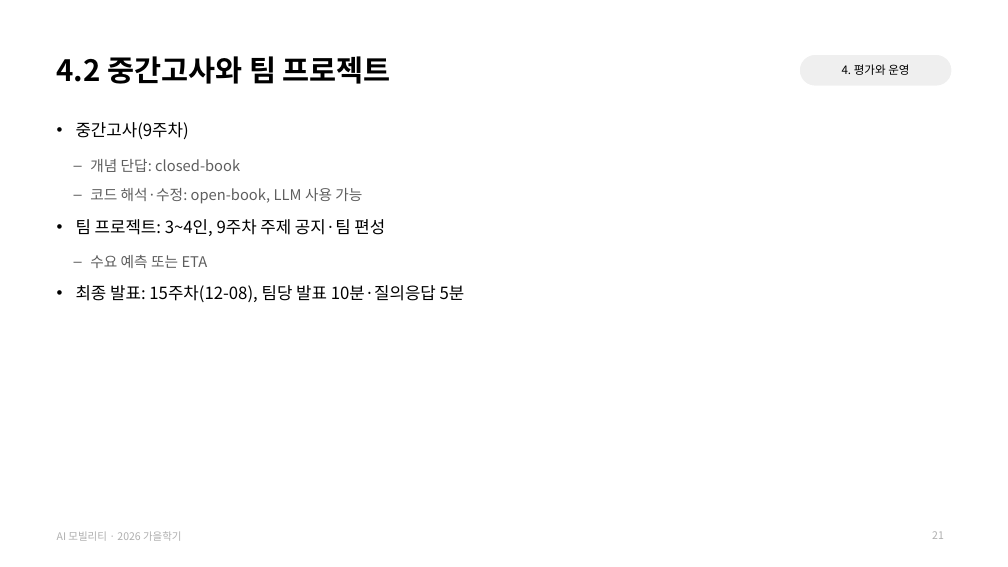
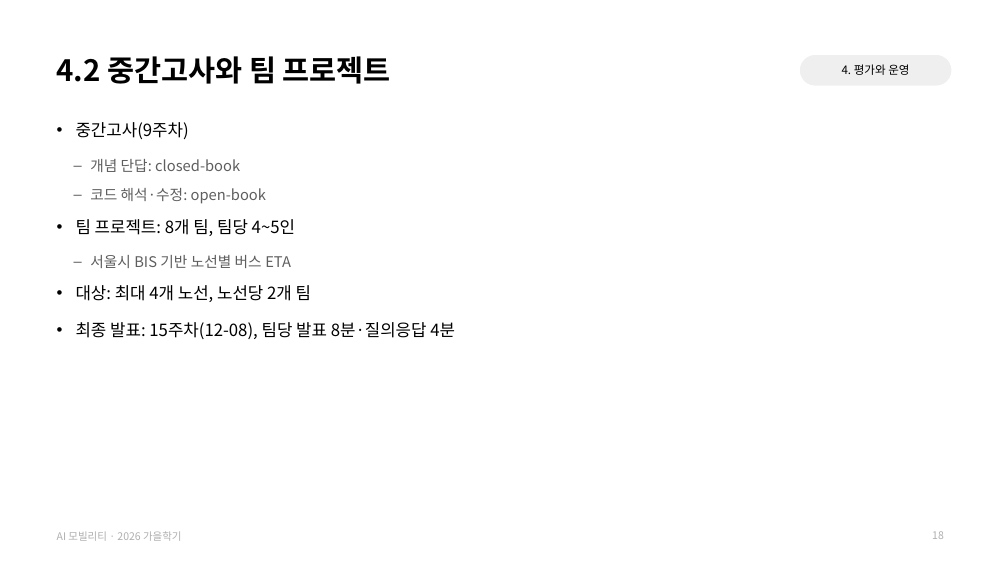
Before and after one commit to jihoyeo/ai-mobility, a slide deck: slide 18 of slides/week01/AI모빌리티_01_오리엔테이션.pptx (slide 21 before the commit). Drawn at 1008x567 pixels with LibreOffice and Linux fonts; fonts in the diff are those of the drawing. Boxes give left, top, right and bottom in pixels: in the first picture for what was removed or moved away, otherwise in the second. Text is boxed around its words. In the diff, an @@ line names an element or a change of style, - is before the commit and + after.

```diff
--- a/slides/week01/AI모빌리티_01_오리엔테이션.pptx
+++ b/slides/week01/AI모빌리티_01_오리엔테이션.pptx
@@ text at [76, 188, 455, 339]: text changed @@
-  – 코드 해석·수정: open-book, LLM 사용 가능
-• 팀 프로젝트: 3~4인, 9주차 주제 공지·팀 편성
-  – 수요 예측 또는 ETA
-• 최종 발표: 15주차(12-08), 팀당 발표 10분·질의응답 5분
+  – 코드 해석·수정: open-book
+• 팀 프로젝트: 8개 팀, 팀당 4~5인
+  – 서울시 BIS 기반 노선별 버스 ETA
+• 대상: 최대 4개 노선, 노선당 2개 팀
+• 최종 발표: 15주차(12-08), 팀당 발표 8분·질의응답 4분
@@ page number at [932, 531, 944, 539]: text changed @@
-21
+18
```
Also in this commit, not shown: 21 other slides changed, 3 slides added, 5 slides removed, 15 other files.
